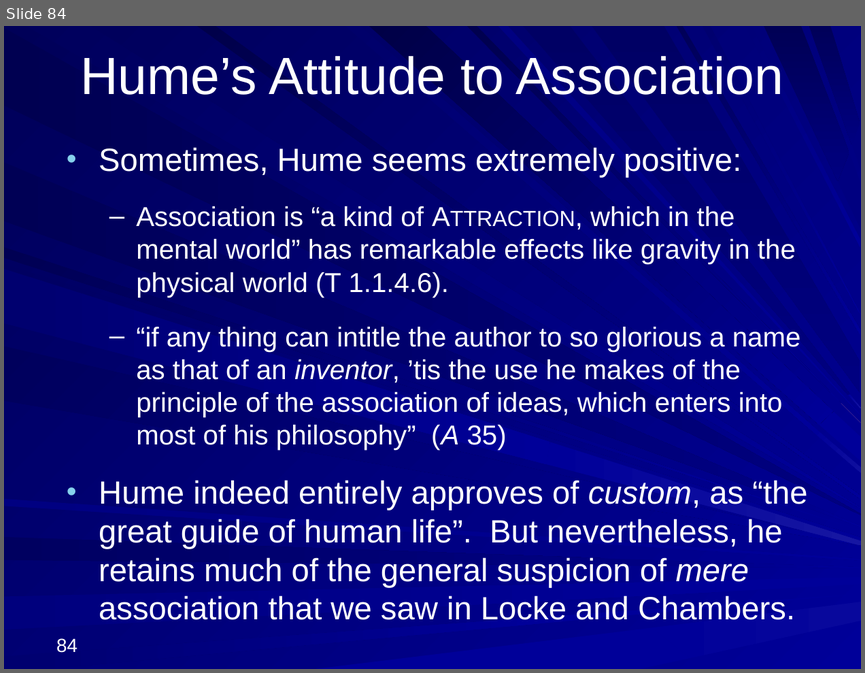
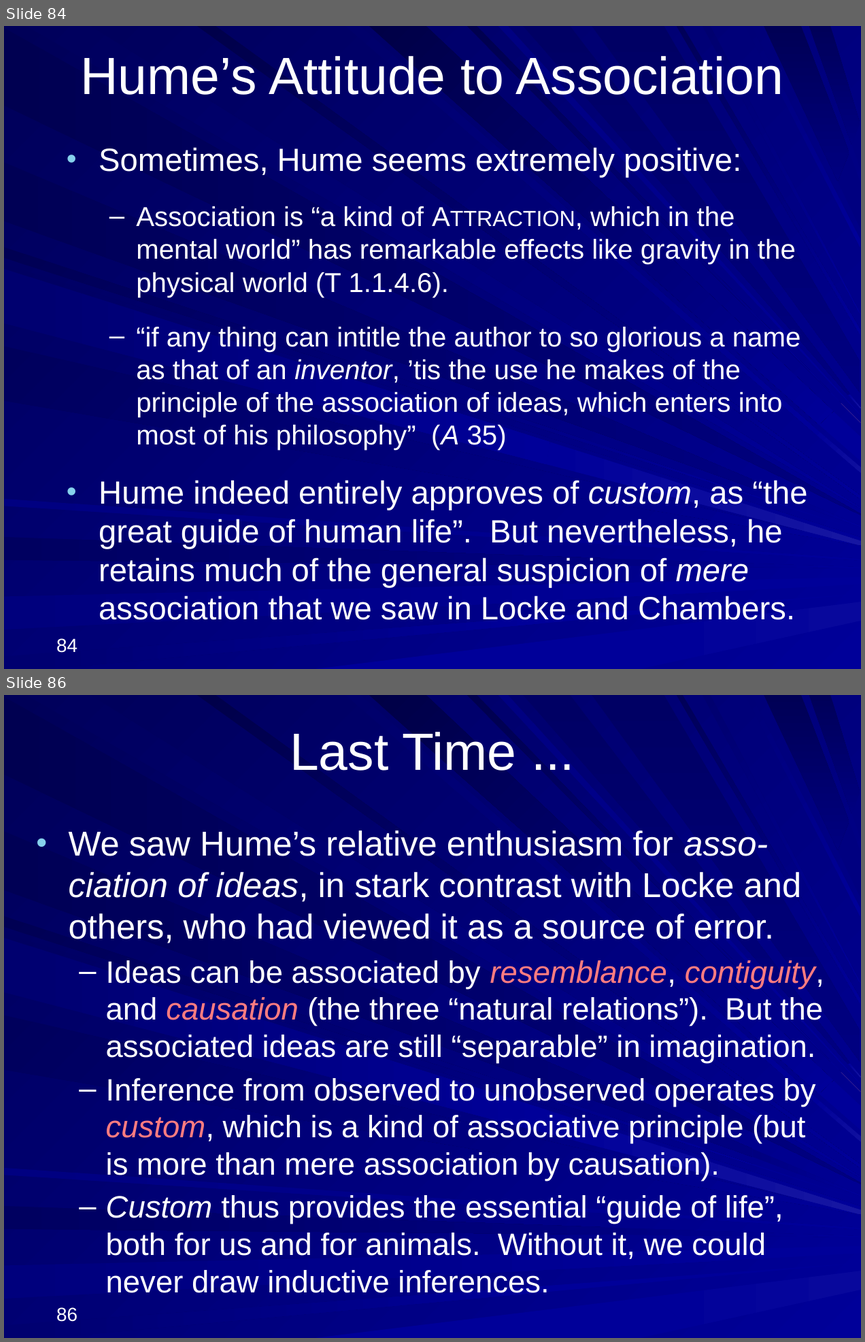
Before and after one commit to englishphilosophy/hume-texts-online, a slide deck: teaching/lectures/2025_Hume_MT_current.pptx. Shown one above the other, each under a label of ours: slide 84 before the commit, slides 84 and 86 after it; the slides between them are not shown. The pictures are 865x673 and 865x1342 pixels, drawn with LibreOffice and Linux fonts; fonts in the diff are those of the drawing. Boxes give left, top, right and bottom in pixels: in the first picture for what was removed or moved away, otherwise in the second. Text is boxed around its words. In the diff, an @@ line names an element or a change of style, - is before the commit and + after.

```diff
--- a/teaching/lectures/2025_Hume_MT_current.pptx
+++ b/teaching/lectures/2025_Hume_MT_current.pptx
@@ slide 86 added at (4, 695, 861, 1338), background gradient #000078 to #000099; not listed: 37 template elements that a slide beside it also shows @@
@@ title added at (290, 732, 517, 770), 44 pt, text #FFFFFF @@
+Last Time ...
@@ text added at (69, 830, 824, 1293), 26 pt, text #FFFFFF @@
+• We saw Hume’s relative enthusiasm for asso-ciation of ideas, in stark contrast with Locke and others, who had viewed it as a source of error.
+  – Ideas can be associated by resemblance, contiguity, and causation (the three “natural relations”). But the associated ideas are still “separable” in imagination.
+  – Inference from observed to unobserved operates by custom, which is a kind of associative principle (but is more than mere association by causation).
+  – Custom thus provides the essential “guide of life”, both for us and for animals. Without it, we could never draw inductive inferences.
@@ page number added at (56, 1307, 77, 1321), 16 pt, text #FFFFFF @@
+86
```
Also in this commit, not shown: 47 other slides added, 3 other files.
